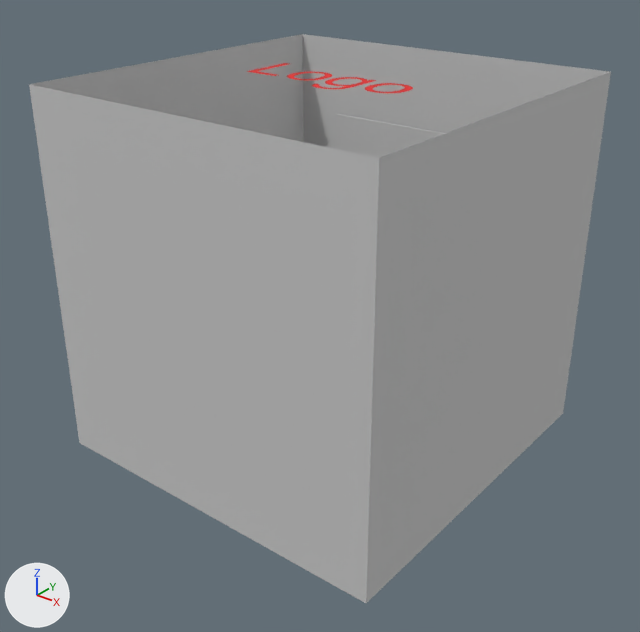
A saved change to the FBX model Assets/ArtWork/3DModels/Rooms/Weapon/WeaponRoom.fbx.
Camera for both pictures: a 50 mm lens placed at (6.73, -8.6, 7.09), pointed at (0.12, -0.34, 1.97). The lights are fixed; the arrows at lower left show +X, +Y and +Z. Where no turn or scale is listed for an object, it has been applied to the vertices. Vertices at the same position are counted once.

Script lines for the objects in view, before the commit:
```python
me_mesh = bpy.data.meshes.new('Mesh')
me_mesh.from_pydata(...)  # 2389 vertices, 4338 faces; spans x -4.56..0.44, y -2.42..2.58, z -0.52..4.48
# faces by material slot: [252, 466, 3001, 34, 90, 74, 421]
me_mesh.materials.append(mat_material__4)  # light grey #cacaca
me_mesh.materials.append(mat_material__5)  # light grey #cacaca
me_mesh.materials.append(mat_material__6)  # light grey #cacaca
me_mesh.materials.append(mat_material__7)  # light grey #cacaca
me_mesh.materials.append(mat_material__8)  # light grey #cacaca
me_mesh.materials.append(mat_material__9)  # light grey #cacaca
me_mesh.materials.append(mat_red)  # red #e62626
ob_weaponsroom = bpy.data.objects.new('WeaponsRoom', me_mesh)
ob_weaponsroom.location = (2.06, -0.08, 0.52)
```
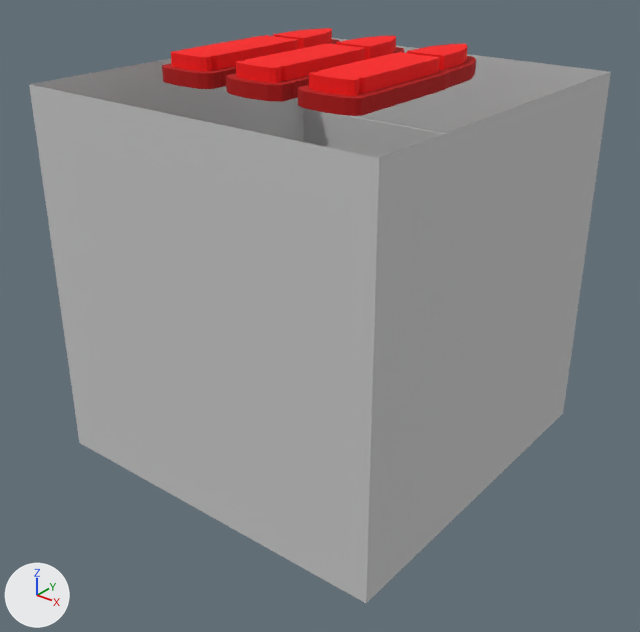
Where the change shows, as pixel boxes (x1, y1, x2, y2) in the pictures (640 x 632 px):
'WeaponsRoom', reshaped
    before: (29, 34, 611, 603)
    after: (29, 28, 611, 603)
part 1 of me_mesh, deleted
    before: (312, 77, 376, 89)
part 2 of me_mesh, deleted
    before: (287, 72, 332, 80)
part 3 of me_mesh, deleted
    before: (365, 83, 413, 93)
part 4 of me_mesh, deleted
    before: (246, 63, 289, 76)
part 5 of me_mesh, added (red)
    after: (162, 28, 476, 116)

Patch to the scene script:
```diff
--- a/Assets/ArtWork/3DModels/Rooms/Weapon/WeaponRoom.fbx.py
+++ b/Assets/ArtWork/3DModels/Rooms/Weapon/WeaponRoom.fbx.py
@@ mat_inner @@
+mat_inner = principled_material('Inner')
+mat_inner.base_color = (1.0, 0.0, 0.0)  # red #ff0000
+mat_inner.roughness = 0.859
@@ mat_outer @@
+mat_outer = principled_material('Outer')
+mat_outer.base_color = (0.471, 0.0, 0.0)  # red #b70000
+mat_outer.roughness = 0.859
@@ me_mesh @@
 # used by ob_weaponsroom; location = (2.06, -0.08, 0.52)
-me_mesh.from_pydata(...)  # 2389 vertices, 4338 faces; spans x -4.56..0.44, y -2.42..2.58, z -0.52..4.48
+me_mesh.from_pydata(...)  # 2510 vertices, 4715 faces; spans x -4.56..0.44, y -2.42..2.58, z -0.52..4.81
+# me_mesh part 1: the loose piece of 179 vertices spanning x -2.05..-1.57, y -0.41..0.37, z 4.46 is deleted
+# me_mesh part 2: the loose piece of 119 vertices spanning x -2.64..-2.12, y -0.2..0.37, z 4.46 is deleted
+# me_mesh part 3: the loose piece of 119 vertices spanning x -1.46..-0.94, y -0.2..0.37, z 4.46 is deleted
+# me_mesh part 4: the loose piece of 6 vertices spanning x -3.19..-2.71, y -0.19..0.57, z 4.46 is deleted
+# me_mesh part 5: 544 vertices added at x -3.53..-0.6, y -1.39..1.55, z 4.48..4.81
 me_mesh.materials.append(mat_material__4)
@@ me_mesh @@
 me_mesh.materials.append(mat_material__9)
-me_mesh.materials.append(mat_red)  # red #e62626
+me_mesh.materials.append(mat_inner)  # red #ff0000
+me_mesh.materials.append(mat_outer)  # red #b70000
```
